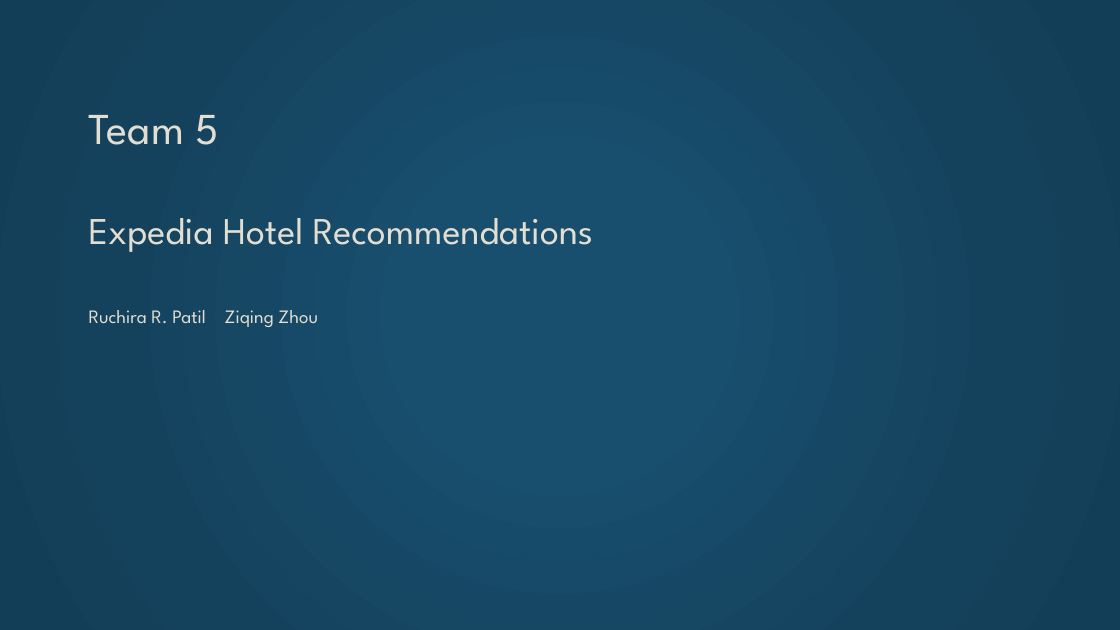
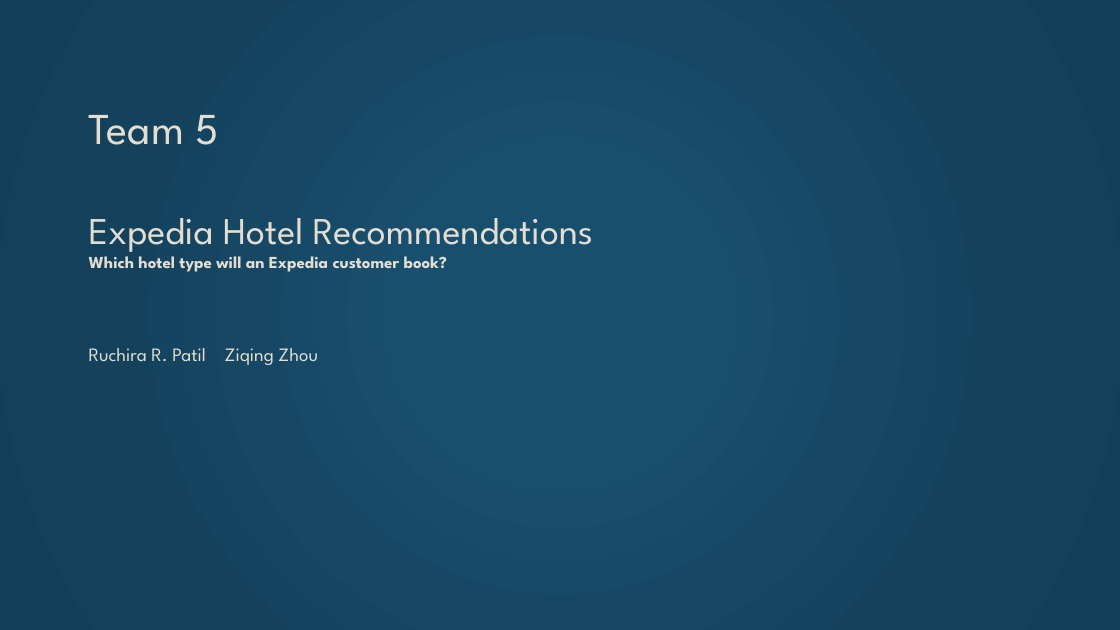
Before and after one commit to Ruchi2729/Scala-Final-Project, a slide deck: slide 1 of Final pre.pptx. Drawn at 1120x630 pixels with LibreOffice and Linux fonts; fonts in the diff are those of the drawing. Boxes give left, top, right and bottom in pixels: in the first picture for what was removed or moved away, otherwise in the second. Text is boxed around its words. In the diff, an @@ line names an element or a change of style, - is before the commit and + after.

```diff
--- a/Final pre.pptx
+++ b/Final pre.pptx
@@ title at [89,115,593,365]: text changed; size 32.4 to 14.4 pt @@
-Team 5
-Expedia Hotel Recommendations
-Ruchira R. Patil Ziqing Zhou
+Team 5
+Expedia Hotel Recommendations
+Which hotel type will an Expedia customer book?
+Ruchira R. Patil Ziqing Zhou
```
Also in this commit, not shown: 4 other slides changed, 3 slides added, 3 slides removed, 1 other file.
